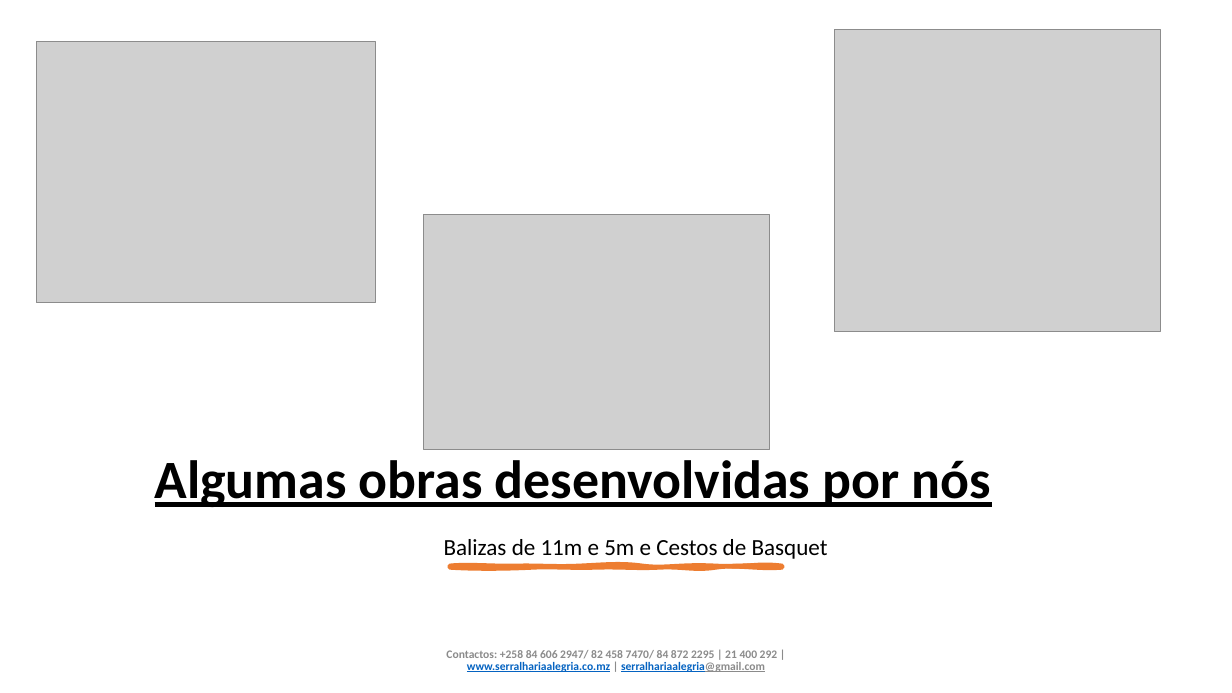
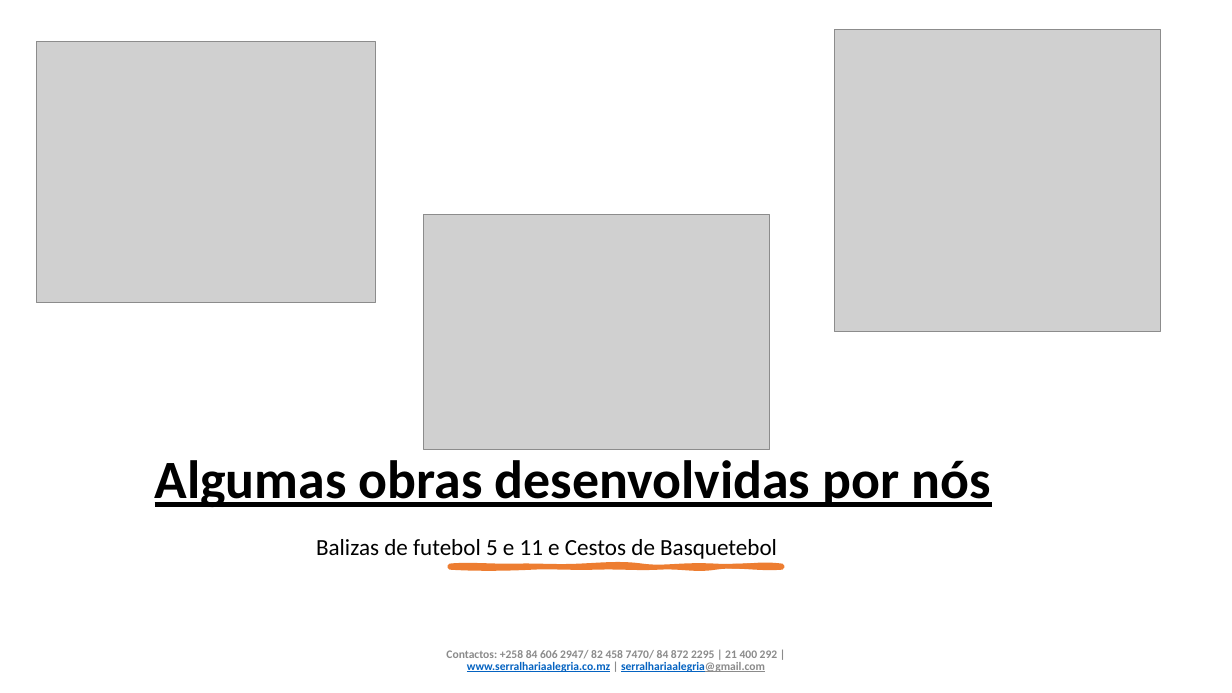
Before and after one commit to Lsando/website_serralharia, a slide deck: slide 9 of company profile -v2.pptx. Drawn at 1232x693 pixels with LibreOffice and Linux fonts; fonts in the diff are those of the drawing; grey boxes stand for pictures. Boxes give left, top, right and bottom in pixels: in the first picture for what was removed or moved away, otherwise in the second. Text is boxed around its words. In the diff, an @@ line names an element or a change of style, - is before the commit and + after.

Commit message:
balizas de futsal

```diff
--- a/company profile -v2.pptx
+++ b/company profile -v2.pptx
@@ text at (316,539,777,559): text changed @@
-Balizas de 11m e 5m e Cestos de Basquet
+Balizas de futebol 5 e 11 e Cestos de Basquetebol
```
Also in this commit, not shown: 2 other slides changed, 1 other file.
